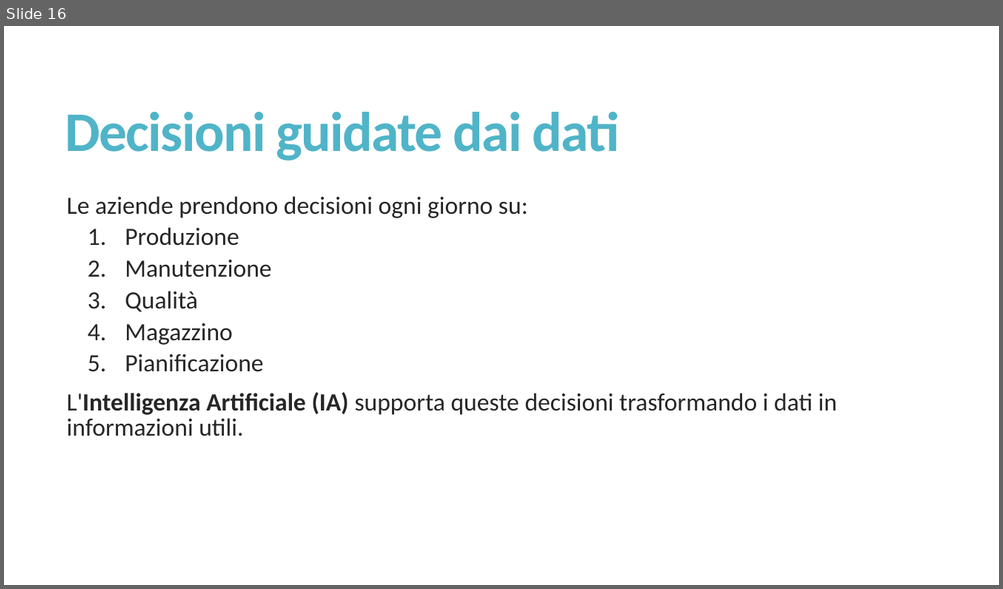
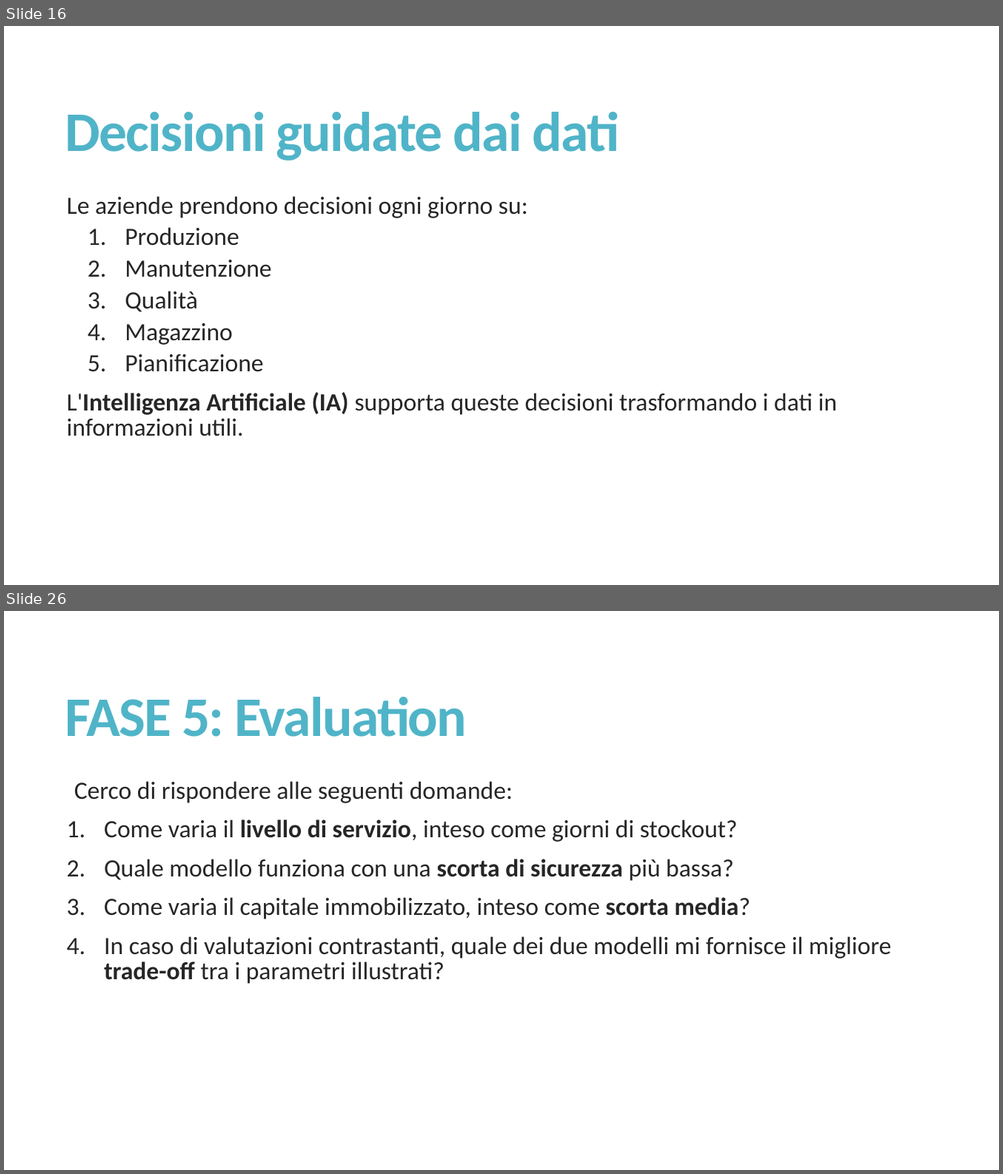
Before and after one commit to misterkilgore/machine_learning_4_pmi, a slide deck: slides/Innovazione con l’IA - Lezione 1.pptx. Shown one above the other, each under a label of ours: slide 16 before the commit, slides 16 and 26 after it; the slides between them are not shown. The pictures are 1003x589 and 1003x1174 pixels, drawn with LibreOffice and Linux fonts; fonts in the diff are those of the drawing. Boxes give left, top, right and bottom in pixels: in the first picture for what was removed or moved away, otherwise in the second. Text is boxed around its words. In the diff, an @@ line names an element or a change of style, - is before the commit and + after.

```diff
--- a/slides/Innovazione con l’IA - Lezione 1.pptx
+++ b/slides/Innovazione con l’IA - Lezione 1.pptx
@@ slide 26 added at box(4, 611, 999, 1170), background #FFFFFF @@
@@ title added at box(65, 697, 466, 737), 54 pt, text #50B4C8, bold @@
+FASE 5: Evaluation
@@ text added at box(74, 781, 891, 984), 24 pt, text #262626 @@
+  Cerco di rispondere alle seguenti domande:
+1. Come varia il livello di servizio, inteso come giorni di stockout?
+2. Quale modello funziona con una scorta di sicurezza più bassa?
+3. Come varia il capitale immobilizzato, inteso come scorta media?
+4. In caso di valutazioni contrastanti, quale dei due modelli mi fornisce il migliore trade-off tra i parametri illustrati?
```
Also in this commit, not shown: 3 slides changed, 8 other slides added, 1 other file.
